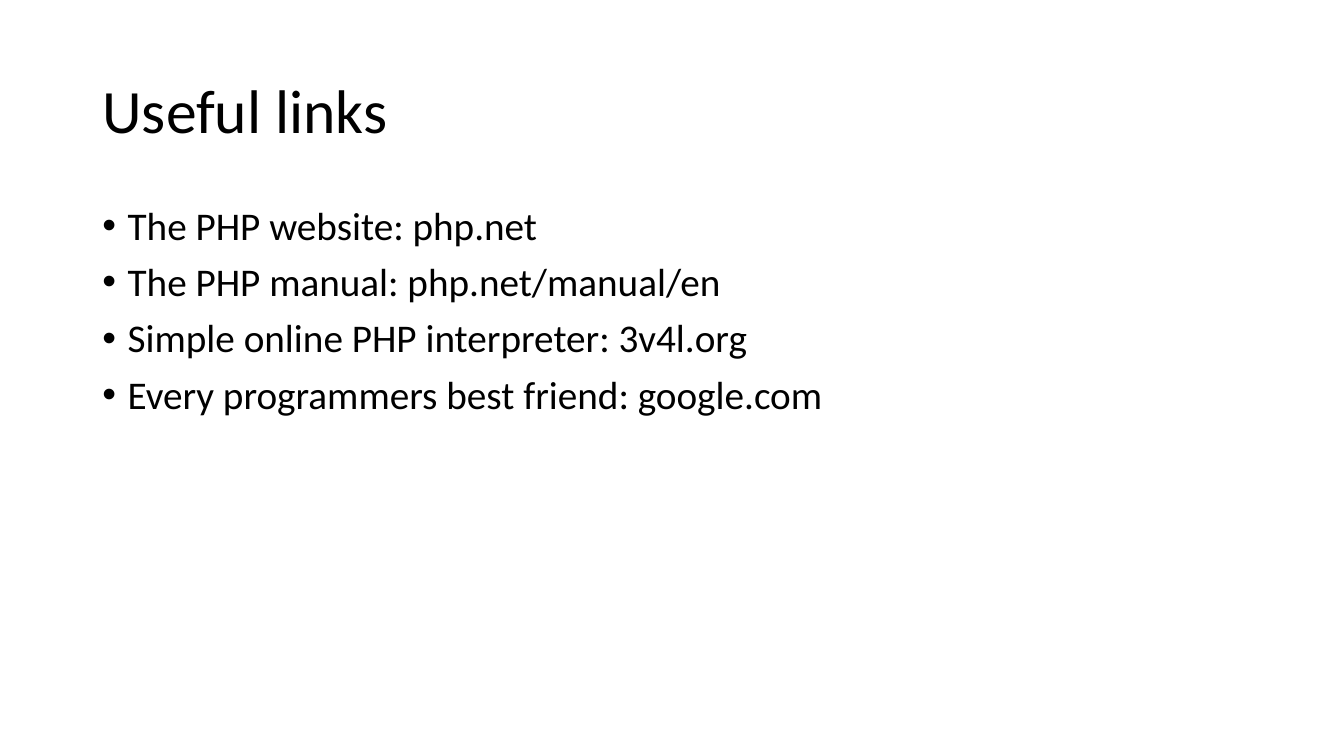
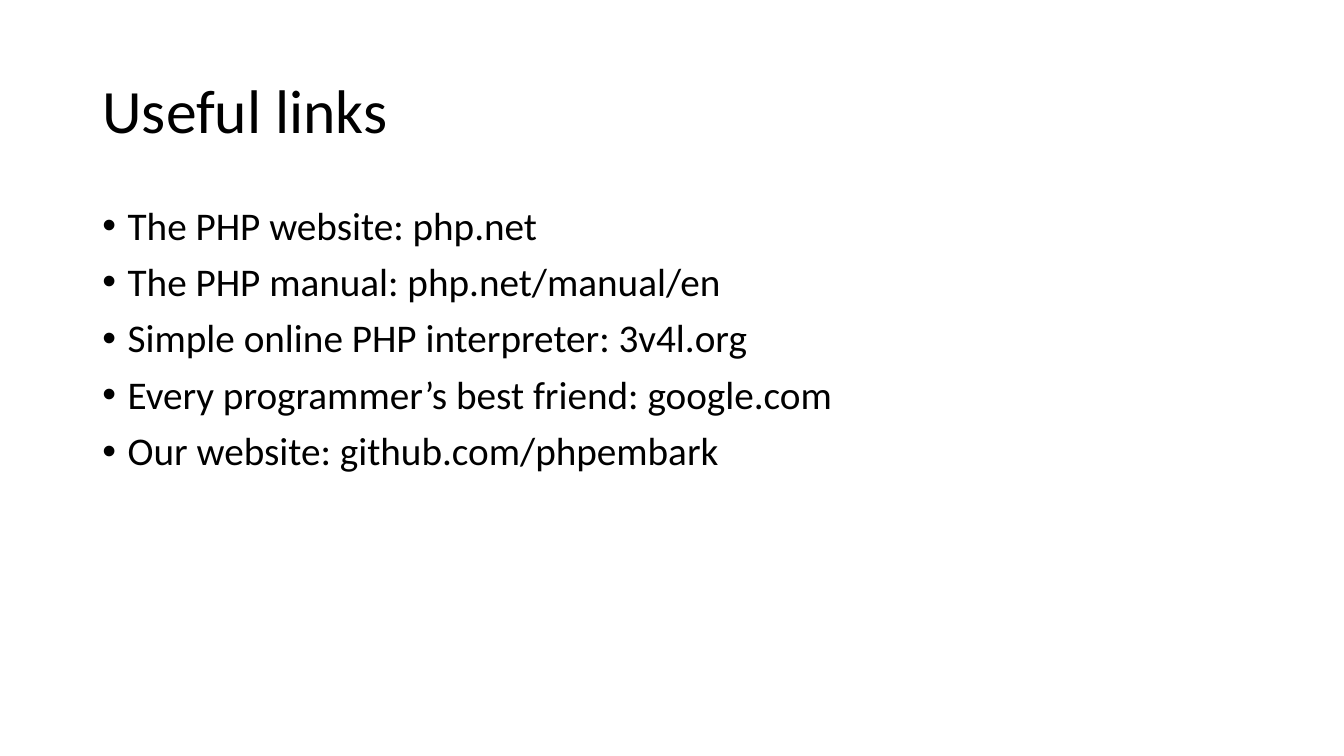
Before and after one commit to PHPEmbark/curriculum, a slide deck: slide 63 of course/1 - Basic Programming/Basic Programming.pptx (slide 64 before the commit). Drawn at 1344x756 pixels with LibreOffice and Linux fonts; fonts in the diff are those of the drawing. Boxes give left, top, right and bottom in pixels: in the first picture for what was removed or moved away, otherwise in the second. Text is boxed around its words. In the diff, an @@ line names an element or a change of style, - is before the commit and + after.

```diff
--- a/course/1 - Basic Programming/Basic Programming.pptx
+++ b/course/1 - Basic Programming/Basic Programming.pptx
@@ text at bbox=[128, 381, 832, 472]: text changed @@
-• Every programmers best friend: google.com
+• Every programmer’s best friend: google.com
+• Our website: github.com/phpembark
```
Also in this commit, not shown: 5 other slides changed, 1 slide removed.
